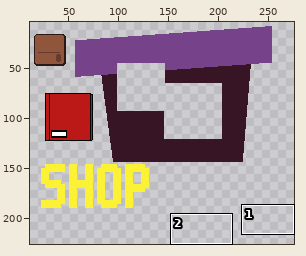
Pixel-art file -- aseprite/sprites.aseprite. Above, an overview of the earlier version with the close-up marked.
Close-up. First the earlier version:
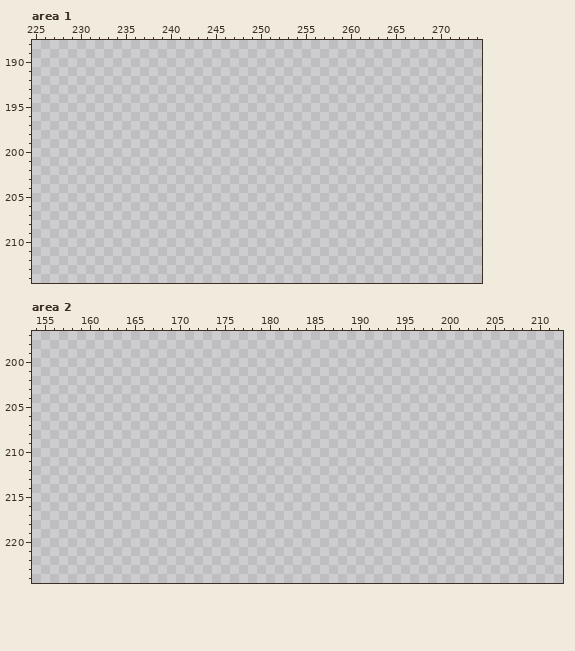
300x300 pixels, 1 frame. Shown: area 1: x 225..274, y 188..214; area 2: x 154..212, y 197..224. The wide view leaves out empty margins.
And afterwards:
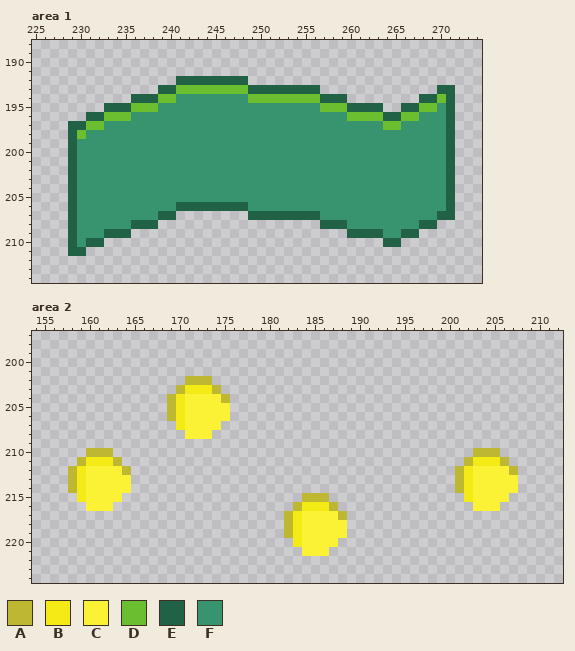
Palette (. is transparent): A #beb732  B #f4ea15  C #fbf236  D #6abe30  E #216247  F #37946e
What changed:
layer "Layer 3" added
layer "Layer 2" added
--- area 1, layer "Layer 2"
@@ x 225..274 @@
 191 ..................................................
-192 ..................................................
-193 ..................................................
-194 ..................................................
-195 ..................................................
-196 ..................................................
-197 ..................................................
-198 ..................................................
-199 ..................................................
-200 ..................................................
-201 ..................................................
-202 ..................................................
-203 ..................................................
-204 ..................................................
-205 ..................................................
-206 ..................................................
-207 ..................................................
-208 ..................................................
-209 ..................................................
-210 ..................................................
-211 ..................................................
+192 ................EEEEEEEE..........................
+193 ..............EEDDDDDDDDEEEEEEEE.............EE...
+194 ...........EEEDDFFFFFFFFDDDDDDDDEEE........EEDE...
+195 ........EEEDDDFFFFFFFFFFFFFFFFFFDDDEEEE..EEDDFE...
+196 ......EEDDDFFFFFFFFFFFFFFFFFFFFFFFFDDDDEEDDFFFE...
+197 ....EEDDFFFFFFFFFFFFFFFFFFFFFFFFFFFFFFFDDFFFFFE...
+198 ....EDFFFFFFFFFFFFFFFFFFFFFFFFFFFFFFFFFFFFFFFFE...
+199 ....EFFFFFFFFFFFFFFFFFFFFFFFFFFFFFFFFFFFFFFFFFE...
+200 ....EFFFFFFFFFFFFFFFFFFFFFFFFFFFFFFFFFFFFFFFFFE...
+201 ....EFFFFFFFFFFFFFFFFFFFFFFFFFFFFFFFFFFFFFFFFFE...
+202 ....EFFFFFFFFFFFFFFFFFFFFFFFFFFFFFFFFFFFFFFFFFE...
+203 ....EFFFFFFFFFFFFFFFFFFFFFFFFFFFFFFFFFFFFFFFFFE...
+204 ....EFFFFFFFFFFFFFFFFFFFFFFFFFFFFFFFFFFFFFFFFFE...
+205 ....EFFFFFFFFFFFFFFFFFFFFFFFFFFFFFFFFFFFFFFFFFE...
+206 ....EFFFFFFFFFFFEEEEEEEEFFFFFFFFFFFFFFFFFFFFFFE...
+207 ....EFFFFFFFFFEE........EEEEEEEEFFFFFFFFFFFFFEE...
+208 ....EFFFFFFEEE..................EEEFFFFFFFFEE.....
+209 ....EFFFEEE........................EEEEFFEE.......
+210 ....EFEE...............................EE.........
+211 ....EE............................................
 212 ..................................................
--- area 2, layer "Layer 3"
@@ x 154..212 @@
 201 ...........................................................
-202 ...........................................................
-203 ...........................................................
-204 ...........................................................
-205 ...........................................................
-206 ...........................................................
-207 ...........................................................
-208 ...........................................................
+202 .................AAA.......................................
+203 ................ABBBA......................................
+204 ...............ABCCCCA.....................................
+205 ...............ABCCCCC.....................................
+206 ...............ABCCCCC.....................................
+207 ................BCCCC......................................
+208 .................CCC.......................................
 209 ...........................................................
-210 ...........................................................
-211 ...........................................................
-212 ...........................................................
-213 ...........................................................
-214 ...........................................................
-215 ...........................................................
-216 ...........................................................
-217 ...........................................................
-218 ...........................................................
-219 ...........................................................
-220 ...........................................................
-221 ...........................................................
+210 ......AAA........................................AAA.......
+211 .....ABBBA......................................ABBBA......
+212 ....ABCCCCA....................................ABCCCCA.....
+213 ....ABCCCCC....................................ABCCCCC.....
+214 ....ABCCCCC....................................ABCCCCC.....
+215 .....BCCCC....................AAA...............BCCCC......
+216 ......CCC....................ABBBA...............CCC.......
+217 ............................ABCCCCA........................
+218 ............................ABCCCCC........................
+219 ............................ABCCCCC........................
+220 .............................BCCCC.........................
+221 ..............................CCC..........................
 222 ...........................................................
